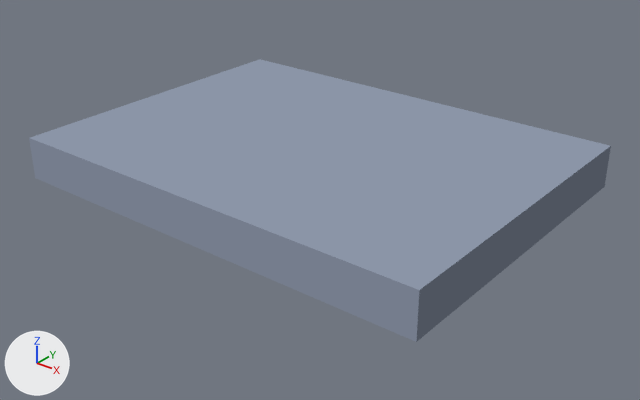
Renders of the glTF model data/tileset/b12.glb from each side of a commit.
Camera for both pictures: a camera (50 mm lens) standing at (419.2, -335.5, 126.0) and looking at (252.5, -127.1, -3.2). Arrows for +X, +Y and +Z are at lower left; the lights stay in place. The picture after the commit comes second. Vertices at exactly the same position are counted once.

In view in the first picture: 'shell'.
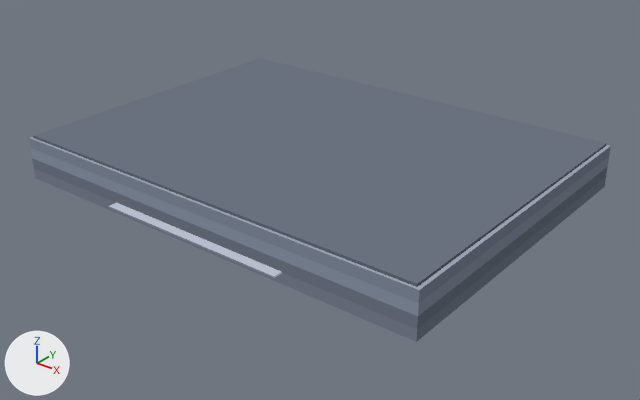
What changed in the scene script:
```text
Change me_mesh_0:
    used by ob_shell; location = (0.0, 0.0, 0.0)
    remove me_mesh_0.from_pydata(...)  # 8 vertices, 10 faces; spans x 170.0..325.0, y -180.0..-65.0, z 0.0..15.0
    add me_mesh_0.from_pydata(...)  # 36 vertices, 54 faces; spans x 170.0..325.0, y -183.0..-65.0, z 0.0..16.0
    me_mesh_0 part 1: the loose piece of 8 vertices spanning x 170.0..325.0, y -180.0..-65.0, z 0.0..15.0 is copied, and the copy is scaled about its middle by (0.985, 0.985, 0.0642), then moved by (0.0, 0.0, 8.0); it spans x 171.0..324.0, y -179.0..-66.0, z 15.0..16.0
    me_mesh_0 part 2: the loose piece of 8 vertices spanning x 170.0..325.0, y -180.0..-65.0, z 0.0..15.0 is copied, and the copy is scaled about its middle by (0.44, -0.0278, 0.0338), then moved by (0.0, -59.0, -4.0); it spans x 213.0..282.0, y -183.0..-180.0, z 4.0
    me_mesh_0 part 3
    8 faces are deleted
    12 vertices are added at x 170.0..325.0, y -180.0..-65.0, z 4.0..11.0
    32 new faces join them
    me_mesh_0 part 4: 2 kept faces spanning x 170.0..325.0, y -180.0..-65.0, z 15.0 get new vertex colours; the middle colour goes from greyish blue #8b95a7 to grey #99a2b2
```

Pixel boxes [x1, y1, x2, y2] of what changed, in the pictures (640 x 400 px):
'shell', reshaped: before [29, 59, 611, 342]; after [29, 58, 611, 342]
part 1 of me_mesh_0, added: after [33, 58, 607, 287]
part 2 of me_mesh_0, added: after [109, 203, 282, 278]
part 3 of me_mesh_0, built on: [29, 138, 611, 342] in both
part 4 of me_mesh_0, recoloured: before [31, 59, 610, 290]; after [31, 137, 610, 290]
